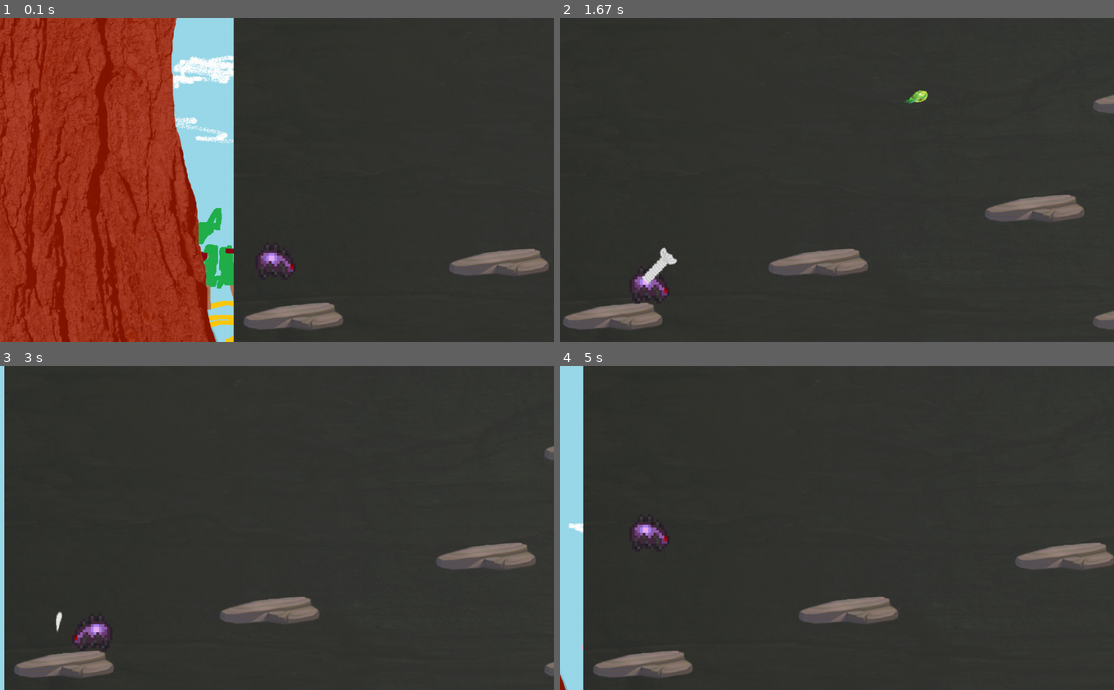
Above: before the commit, frames 1-4 (two rows, left to right).
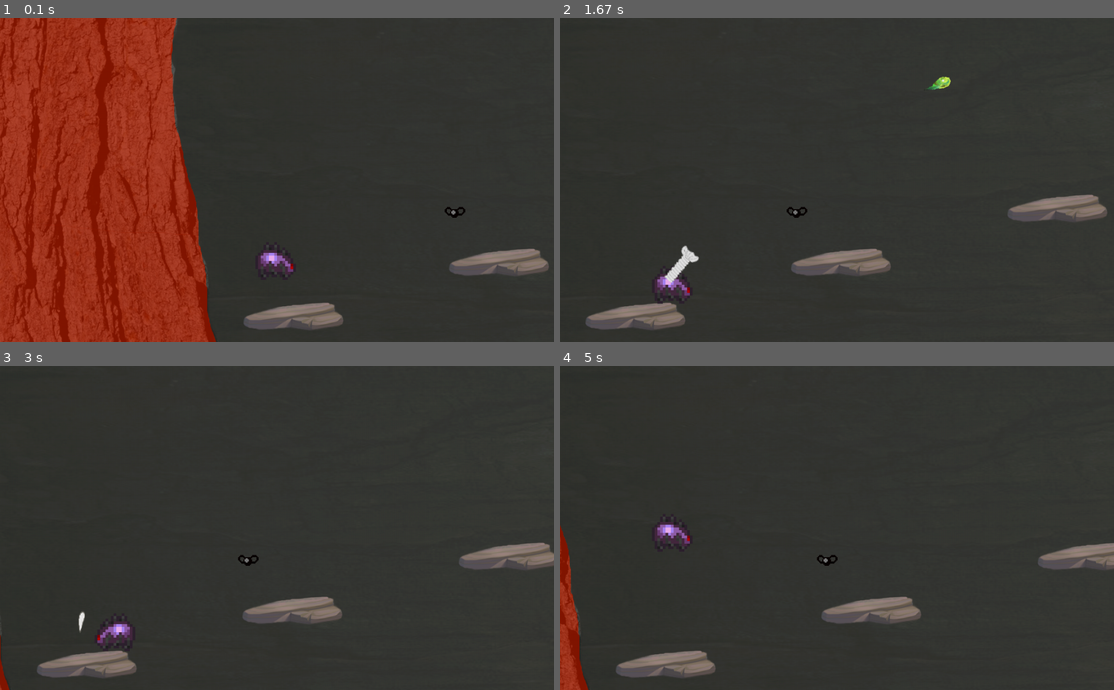
Above: after the commit, the same moments.

Repository: SwampWood/PyGame-shit
Game: pygame game, started from main.py
Two runs of this game, one before a commit and one after it. Both use one fixed random seed, a clock stepped at 60 frames per second and the inputs below.
Inputs (mouse positions are in pixels of both pictures, inside the frame that each line leads up to):
- Up to frame 1 (0.1 s): no input
- Up to frame 2 (1.67 s): tap B at 0.33 s; hold D 0.67-1.13 s; tap Space at 0.73, 1.03 s; press the mouse at (920, 66) at 1.2 s; move the mouse to (981, 180) at 1.3 s; release the mouse at (1041, 293) at 1.43 s; right-click (848, 73) at 1.55 s
- Up to frame 3 (3 s): hold D 1.83-2.3 s; move the mouse to (144, 463) at 1.87 s; tap Space at 1.9, 2.2, 2.4, 2.7 s; hold A 2.33-2.87 s; tap E at 2.9 s
- Up to frame 4 (5 s): hold A 3.23-3.63 s; tap Space at 3.3, 3.6, 3.73, 4.03, 4.4, 4.7, 4.9 s; hold D 3.67-4.3 s; hold A 4.33-4.8 s; hold D from 4.83 s (still down)

The runs differ from the first frame. In frame 1, 8.1% of the frame differs, in the area x 30-84%, y 0-100%; in frame 2, 4.3%; in frame 3, 4.3%; in frame 4, 7.3%.

Commit message:
Реализация мухи без анимации

Diff:
--- a/main.py
+++ b/main.py
@@ -14,6 +14,7 @@
 all_sprites = pygame.sprite.Group()
 all_enemies = pygame.sprite.Group()
 all_allies = pygame.sprite.Group()
+all_player = pygame.sprite.Group()
 all_platforms = pygame.sprite.Group()
 all_branches = pygame.sprite.Group()
 all_attacks = pygame.sprite.Group()
@@ -62,7 +63,7 @@
             self.dx = -(target.rect.x + target.rect.w // 2 - width // 2)
             player.save_point[0] += self.dx
         else:
-            self.dx = -(target.rect.x - width // 8)
+            self.dx = -(target.rect.x - width // 6)
             player.save_point[0] += self.dx
 
     def BossCamTurn(self):
@@ -390,7 +391,11 @@
         if pygame.sprite.spritecollideany(self, all_enemies) and not self.immunity_frames:
             for enemy in all_enemies:
                 if pygame.sprite.collide_mask(self, enemy):
-                    self.respawn()
+                    if enemy.__class__.__name__ == "Fly":
+                        'self.health += 1'
+                        enemy.kill()
+                    else:
+                        self.respawn()
         if pygame.sprite.spritecollideany(self, horizontal_borders) and self.rect.y < 5:
             self.y_velocity = abs(self.y_velocity) // 2
             self.going_up = False
@@ -633,6 +638,15 @@
             self.sound.set_volume(0)
 
 
+class Fly(Enemy):
+    enemy = load_image("Black_Fly.png")
+    def __init__(self, x, y, sheet=None, count=1, health=1):
+        sheet = Fly.enemy if not sheet else sheet
+        super().__init__(x, y, sheet, count, health)
+    def update(self, check):
+        super().update(check)
+
+
 class BossFirstPhase(Enemy):
     enemy = load_image("Dragonfly.png")
     buzz = pygame.mixer.Sound(os.path.join('data', 'music', f'boss_walking.mp3'))
@@ -677,13 +691,14 @@
 def create_map():
     # Здесь будем использовать различные классы для создания карты
     enemy_flower = load_image('VenusFlyTrapAnimation.png')
+    RockWall(-150, -20)
     TreeBorder()
-    RockWall(10, -20)
     RockPlatform(20, 500)
     RockPlatform(400, 400)
     RockPlatform(800, 300)
     RockPlatform(1000, 500)
     RockPlatform(1000, 100)
+    Fly(400, 350)
     positons = [(1200, 475, 5), (1200, 75, 5), (1300, 300, 5), (1500, 475, 5), (1500, 75, 5)]
     BossFirstPhase(1300, 300, positons)
 
Binary file added: data/Black_Fly.png
